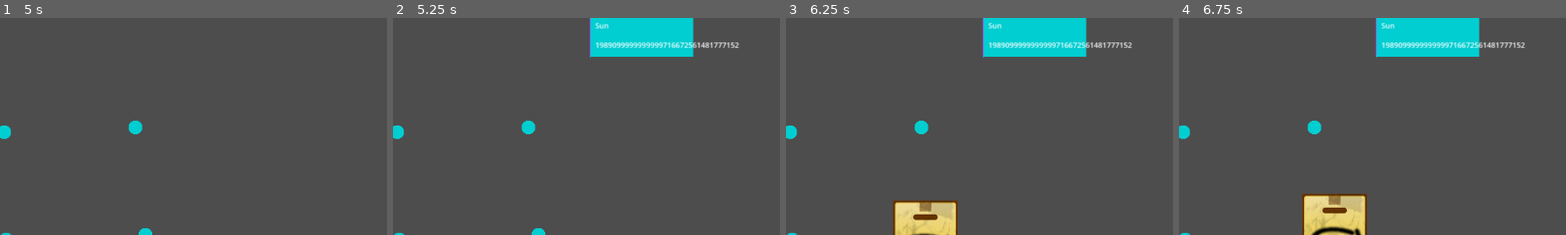
Above: before the commit, frames 1-4 (left to right).
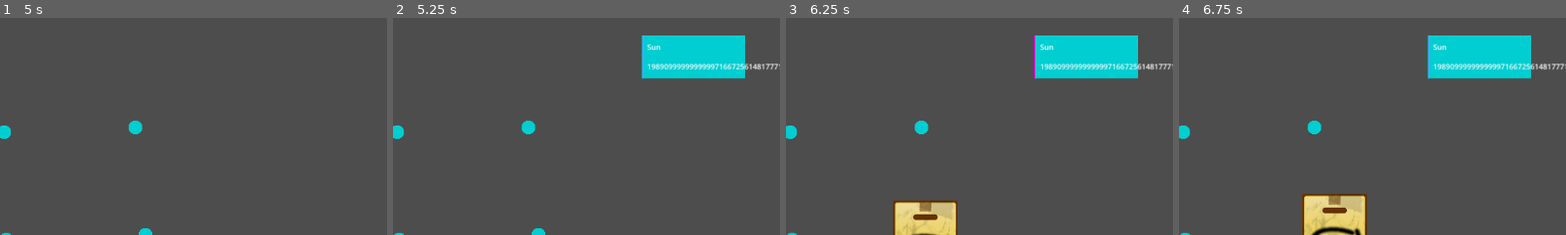
Above: after the commit, the same moments.

Repository: rodemananthony/gmtk-2024
Game: Godot game, scene res://scenes/catalog_test.tscn
Two runs of this game, one before a commit and one after it. Both use one fixed random seed, a clock stepped at 60 frames per second and the inputs below. This scene is started directly instead of the project's main scene.
Inputs (mouse positions are % of the whole screen's width and height, from its top left):
- Up to frame 1 (5 s): tap Enter at 0.5, 2, 3.5 s; move the mouse to (72, 45) at 0.52 s; click (72, 45) at 0.6 s; tap Space at 1.25, 2.75, 4.25 s; drag from (30, 55) to (51, 26) at 1.27 s; move the mouse to (60, 28) at 2.02 s; click (60, 28) at 2.1 s; drag from (45, 70) to (68, 25) at 2.77 s; move the mouse to (80, 65) at 3.52 s; click (80, 65) at 3.6 s; drag from (20, 35) to (51, 51) at 4.27 s
- Up to frame 2 (5.25 s): move the mouse to (55, 50) at 5.02 s; click (55, 50) at 5.1 s
- Up to frame 3 (6.25 s): drag from (14, 19) to (69, 50) at 5.77 s
- Up to frame 4 (6.75 s): move the mouse to (72, 45) at 6.52 s; click (72, 45) at 6.6 s
The pictures show only the part of the screen within x 50-100%, y 0-50%; the shares and areas given below are measured in that part.

Frame 1 is identical in both runs. In frame 2, 8.1% of the frame differs, in the area x 50-100%, y 0-29%; in frame 3, 8.1%; in frame 4, 8.1%.

Commit message:
Order system additions

Diff:
--- a/scenes/Main/order_ui.tscn
+++ b/scenes/Main/order_ui.tscn
@@ -1,5 +1,6 @@
-[gd_scene load_steps=5 format=3 uid="uid://bcsrf3ub407rc"]
+[gd_scene load_steps=6 format=3 uid="uid://bcsrf3ub407rc"]
 
+[ext_resource type="Script" path="res://scenes/Main/order_ui_connector.gd" id="1_iudvu"]
 [ext_resource type="PackedScene" uid="uid://dyo41ud1e4ueu" path="res://scenes/Main/drop_zone.tscn" id="1_lgnke"]
 
 [sub_resource type="PlaceholderTexture2D" id="PlaceholderTexture2D_ar7aj"]
@@ -18,6 +19,7 @@
 anchor_bottom = 1.0
 grow_horizontal = 2
 grow_vertical = 2
+script = ExtResource("1_iudvu")
 
 [node name="Sprite2D" type="Sprite2D" parent="."]
 scale = Vector2(1.54, 0.64)
@@ -45,3 +47,5 @@
 offset_bottom = 22.0
 text = "[Weight]"
 label_settings = SubResource("LabelSettings_hhx8w")
+
+[connection signal="package_captured" from="Drop Zone" to="." method="_on_drop_zone_package_captured"]
--- /dev/null
+++ b/scenes/Main/order_ui_connector.gd
@@ -0,0 +1,26 @@
+extends Control
+
+var weight_label
+var weight_needed : float = 0
+
+func _ready() -> void:
+	if self.get_tree() != null:
+		weight_label = self.get_child(3)
+		weight_needed = float(weight_label.get("text"))
+		#print(weight_needed)
+
+
+func _on_drop_zone_package_captured(package: Package) -> void:
+	if package != null:
+		var package_weight = package.contents.weight
+
+		if package_weight == weight_needed:
+			print("right order")
+			package.queue_free()
+
+		elif package_weight != weight_needed:
+			print("wrong order")
+			package.queue_free()
+		#print(package_weight)
+
+		self.queue_free()
--- a/scripts/order_spawner.gd
+++ b/scripts/order_spawner.gd
@@ -1,12 +1,12 @@
 extends CollisionShape2D
 
 @onready var order_ui : PackedScene = preload("res://scenes/Main/order_ui.tscn")
-var order_position_one = Vector2(-89.5,-298.5)
-var order_position_two = Vector2(-89.5,-298.5 + 100)
-var order_position_three = Vector2(-89.5,-298.5 + 200)
-var order_position_four = Vector2(-89.5,-298.5 + 300)
-var order_position_five = Vector2(-89.5,-298.5 + 400)
-var order_positions : Array = [order_position_five, order_position_four, order_position_three, order_position_two, order_position_one]
+var order_position_one = Vector2(-89.5 + 77,-298.5 + 32)
+var order_position_two = Vector2(-89.5 + 77,-298.5 + 100 + 32)
+var order_position_three = Vector2(-89.5 + 77,-298.5 + 200 + 32)
+var order_position_four = Vector2(-89.5 + 77,-298.5 + 300 + 32)
+var order_position_five = Vector2(-89.5 + 77,-298.5 + 400 + 32)
+var order_positions : Array = [order_position_one, order_position_two, order_position_three, order_position_four, order_position_five]
 
 var usable_catalog : Array = []
 var complete_catalog : Array = []
@@ -37,11 +37,9 @@
 			order_weight_label.set("text", item_weight)
 			#print(order_label)
 
-			for y in order_position_length:
-				if y == order_position_length - 1:
-					new_order.set_position(order_positions[y])
-					order_positions.remove_at(y)
-					add_child(new_order)
+			new_order.set_position(order_positions[0])
+			order_positions.remove_at(0)
+			add_child(new_order)
 
 
 func _on_order_spawner_usable_catalog(current_catalog: Array) -> void:
--- a/scripts/package.gd
+++ b/scripts/package.gd
@@ -33,4 +33,5 @@
 						current_drop_zone.vacate()
 					# update to new drop zone
 					current_drop_zone = drop_candidate
-					rest_point = drop_candidate.global_position
+					if drop_candidate != null:
+						rest_point = drop_candidate.global_position
Not shown: 1 places in scenes/catalog_test.tscn that only renumber resources
